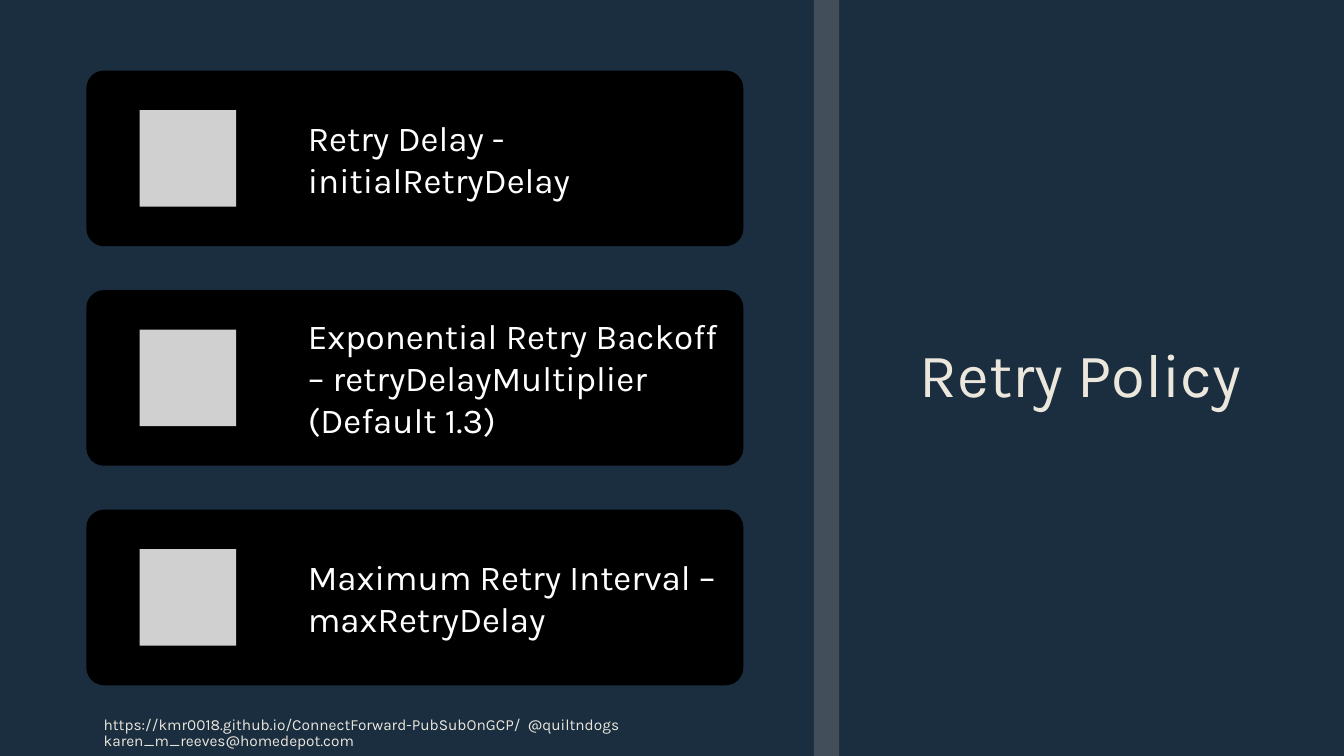
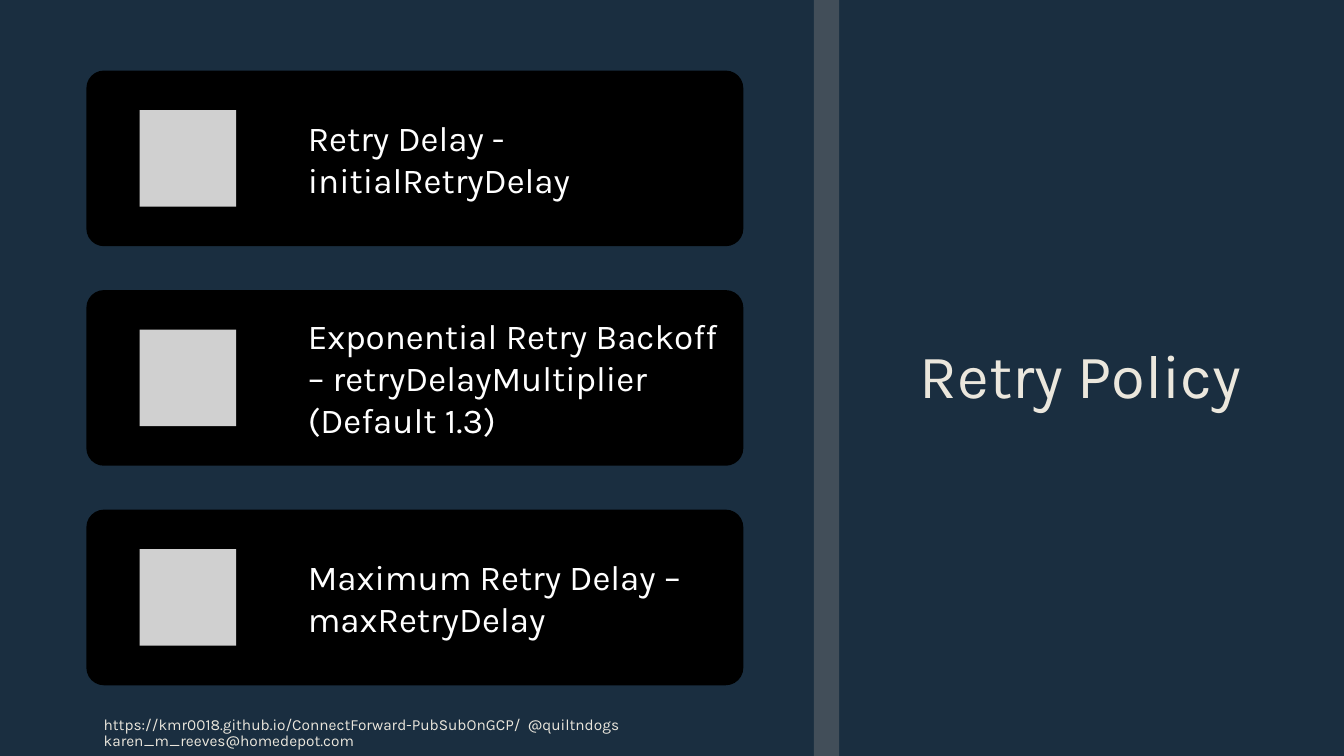
Before and after one commit to kmr0018/ConnectForward-PubSubOnGCP, a slide deck: slide 10 of PubSubGcpPresentation.pptx (slide 12 before the commit). Drawn at 1344x756 pixels with LibreOffice and Linux fonts; fonts in the diff are those of the drawing; grey boxes stand for pictures. Boxes give left, top, right and bottom in pixels: in the first picture for what was removed or moved away, otherwise in the second. Text is boxed around its words. In the diff, an @@ line names an element or a change of style, - is before the commit and + after.

```diff
--- a/PubSubGcpPresentation.pptx
+++ b/PubSubGcpPresentation.pptx
@@ text at [308, 566, 655, 641]: text changed @@
-Maximum Retry Interval – maxRetryDelay
+Maximum Retry Delay – maxRetryDelay
```
Also in this commit, not shown: 9 other slides changed, 2 slides removed, 1 other file.
